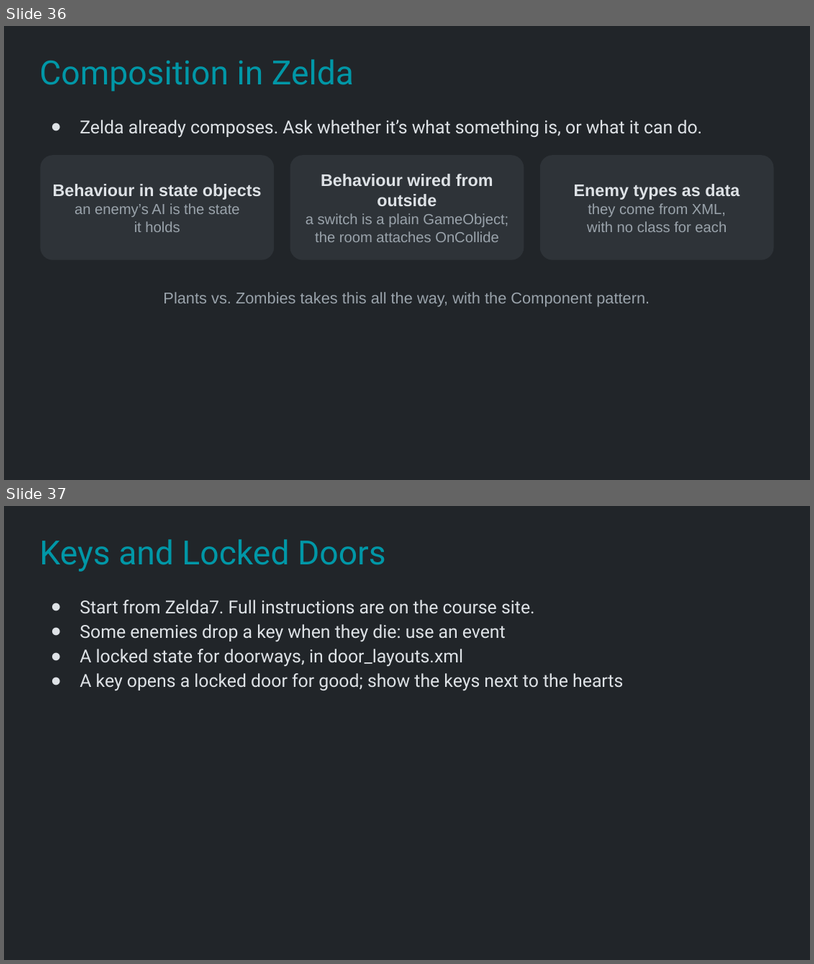
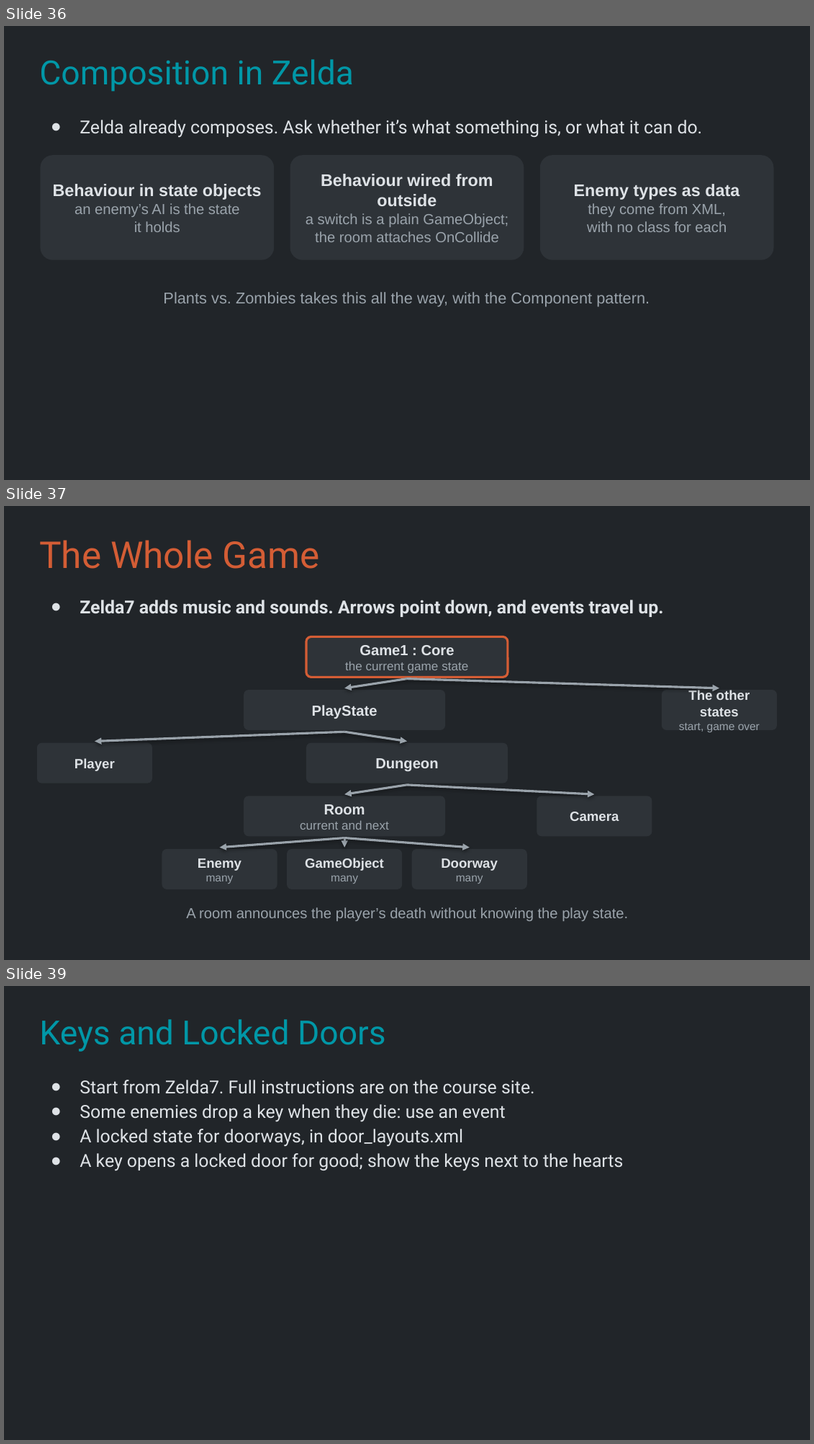
Before and after one commit to Metamate/gar, a slide deck: slides/07 The Legend of Zelda.pptx. Shown one above the other, each under a label of ours: slides 36 and 37 before the commit, slides 36, 37 and 39 after it; the slides between them are not shown. The pictures are 814x964 and 814x1444 pixels, drawn with LibreOffice and Linux fonts; fonts in the diff are those of the drawing. Boxes give left, top, right and bottom in pixels: in the first picture for what was removed or moved away, otherwise in the second. Text is boxed around its words. In the diff, an @@ line names an element or a change of style, - is before the commit and + after.

```diff
--- a/slides/07 The Legend of Zelda.pptx
+++ b/slides/07 The Legend of Zelda.pptx
@@ slide 37 added at [4,506,810,960], background #212529 @@
@@ title added at [39,540,319,569], 33 pt, text #D45D35 @@
+The Whole Game
@@ text added at [80,600,664,617], 16 pt, text #DEE2E6, bold @@
+● Zelda7 adds music and sounds. Arrows point down, and events travel up.
@@ rounded rectangle added at [306,636,508,677], fill #2E3338, outline #D45D35 2 pt, 11 pt, text #9AA3AB @@
+Game1 : Core
+the current game state
@@ rounded rectangle added at [244,690,445,730], fill #2E3338, 13 pt, text #DEE2E6, bold @@
+PlayState
@@ arrow added from (407, 679) to (345, 688), #9AA3AB 2 pt @@
@@ arrow added from (407, 679) to (720, 688), #9AA3AB 2 pt @@
@@ rounded rectangle added at [662,690,777,730], fill #2E3338, 12 pt, text #DEE2E6, bold @@
+The other states
+start, game over
@@ rounded rectangle added at [37,743,152,783], fill #2E3338, 12 pt, text #DEE2E6, bold @@
+Player
@@ arrow added from (345, 732) to (94, 741), #9AA3AB 2 pt @@
@@ rounded rectangle added at [306,743,508,783], fill #2E3338, 13 pt, text #DEE2E6, bold @@
+Dungeon
@@ arrow added from (345, 732) to (407, 741), #9AA3AB 2 pt @@
@@ arrow added from (407, 785) to (345, 794), #9AA3AB 2 pt @@
@@ arrow added from (407, 785) to (595, 794), #9AA3AB 2 pt @@
@@ rounded rectangle added at [244,795,445,836], fill #2E3338, 11 pt, text #9AA3AB @@
+Room
+current and next
@@ rounded rectangle added at [537,795,652,836], fill #2E3338, 12 pt, text #DEE2E6, bold @@
+Camera
@@ rounded rectangle added at [162,849,278,889], fill #2E3338, 12 pt, text #DEE2E6, bold @@
+Enemy
+many
@@ arrow added from (345, 837) to (219, 847), #9AA3AB 2 pt @@
@@ rounded rectangle added at [287,849,402,889], fill #2E3338, 12 pt, text #DEE2E6, bold @@
+GameObject
+many
@@ arrow added from (345, 837) to (345, 847), #9AA3AB 2 pt @@
@@ arrow added from (345, 837) to (470, 847), #9AA3AB 2 pt @@
@@ rounded rectangle added at [412,849,527,889], fill #2E3338, 12 pt, text #DEE2E6, bold @@
+Doorway
+many
@@ text added at [186,907,628,921], 13 pt, text #9AA3AB @@
+A room announces the player’s death without knowing the play state.
@@ what was slide 37 is now slide 39 @@
```
Also in this commit, not shown: 1 other slide added, 20 other files.
